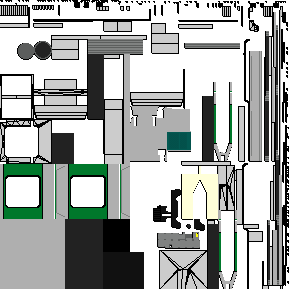
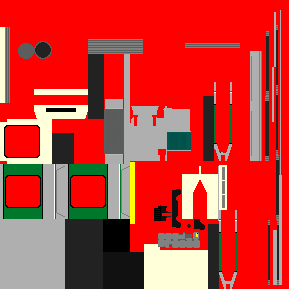
Layered file, before and after one edit (289px x 289px). Changes by layer:
painted on "Interior" over [0, 27, 227, 289]
painted on "Solid Colors" over [130, 162, 160, 289]
added layer "Background" above "Dropped Buffer" over [0, 0, 289, 289]
painted on "Dropped Buffer" over [0, 0, 289, 289]
